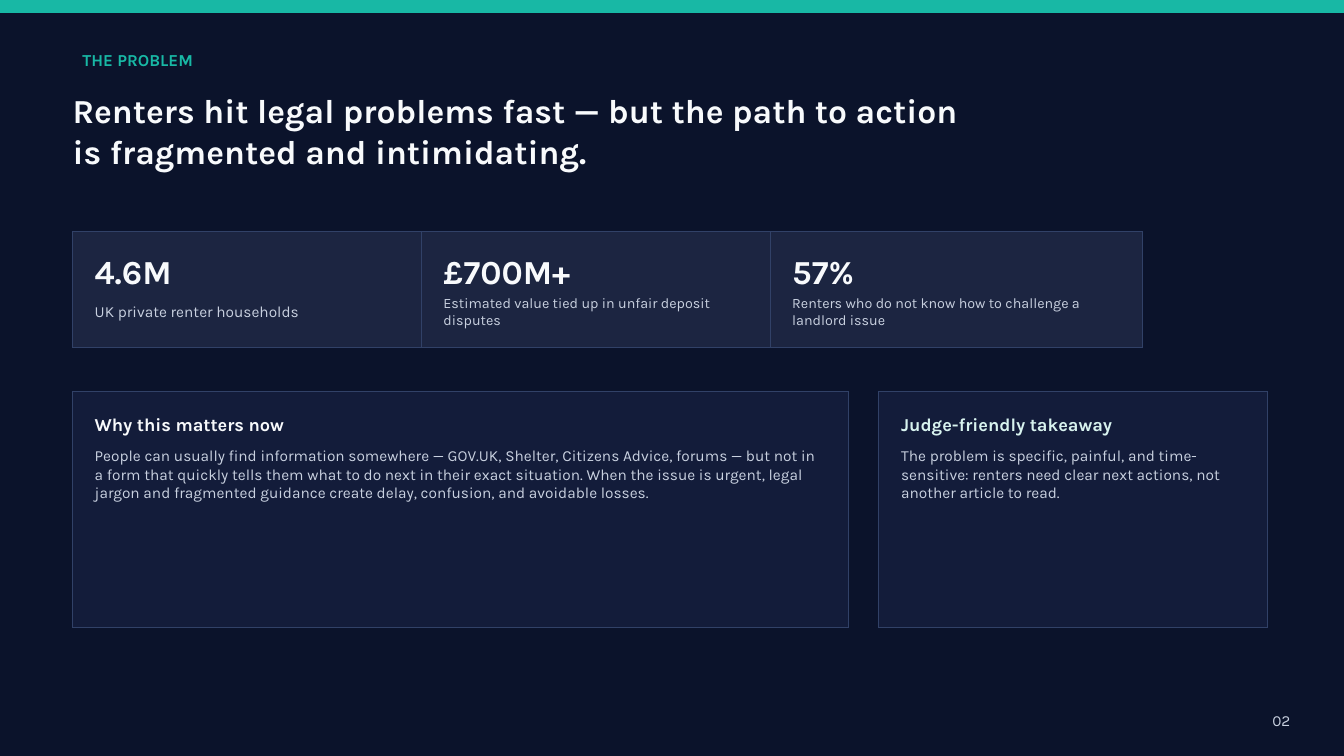
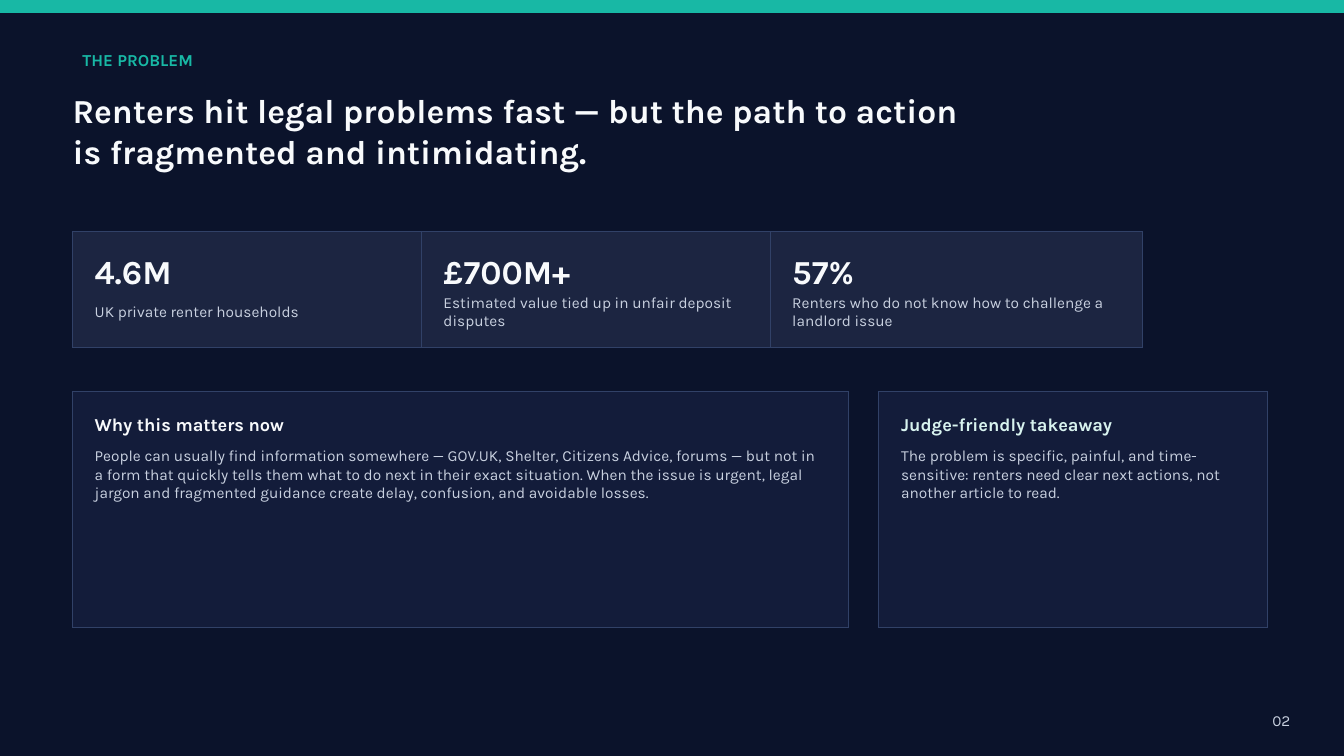
Before and after one commit to gorgectf/RenterShield, a slide deck: slide 2 of public/RenterShield_PitchDeck_Revised.pptx. Drawn at 1344x756 pixels with LibreOffice and Linux fonts; fonts in the diff are those of the drawing. Boxes give left, top, right and bottom in pixels: in the first picture for what was removed or moved away, otherwise in the second. Text is boxed around its words. In the diff, an @@ line names an element or a change of style, - is before the commit and + after.

```diff
--- a/public/RenterShield_PitchDeck_Revised.pptx
+++ b/public/RenterShield_PitchDeck_Revised.pptx
@@ text "Estimated value tied up in ..." at [443, 297, 732, 330]: size 10.2 to 11 pt @@
@@ text "Renters who do not know ..." at [792, 297, 1103, 326]: size 10.2 to 11 pt @@
```
Also in this commit, not shown: 5 other slides changed.
